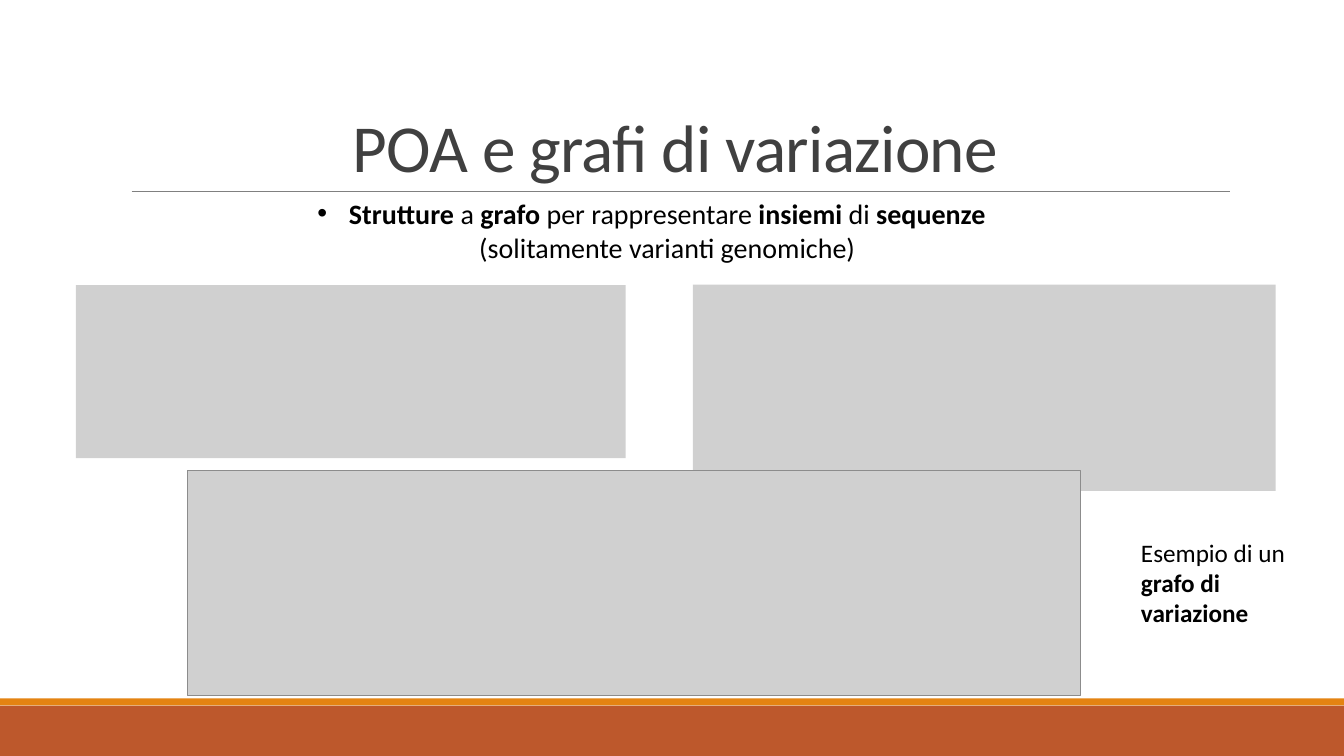
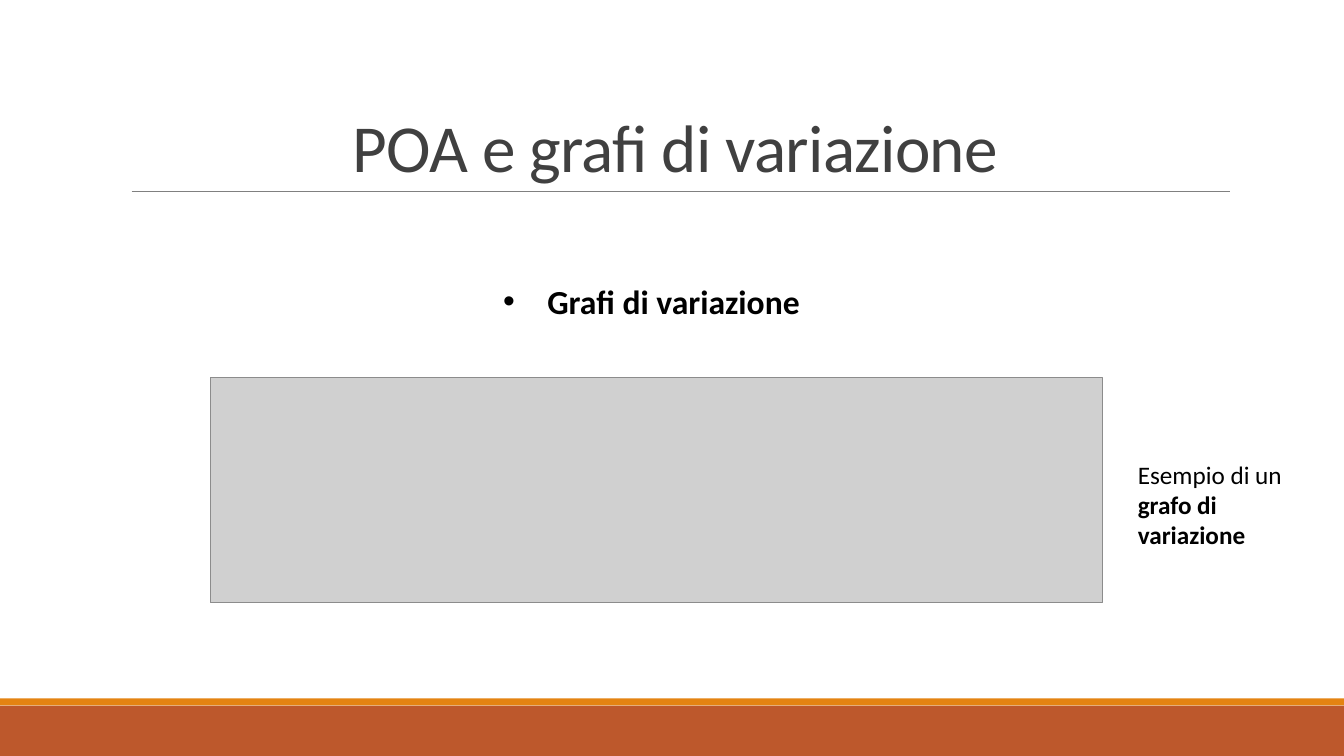
Before and after one commit to iFoxz17/WF_Recgraph, a slide deck: slide 4 of thesis_presentation.pptx. Drawn at 1344x756 pixels with LibreOffice and Linux fonts; fonts in the diff are those of the drawing; grey boxes stand for pictures; background and template pictures are left out. Boxes give left, top, right and bottom in pixels: in the first picture for what was removed or moved away, otherwise in the second. Text is boxed around its words. In the diff, an @@ line names an element or a change of style, - is before the commit and + after.

```diff
--- a/thesis_presentation.pptx
+++ b/thesis_presentation.pptx
@@ text removed at [349, 204, 985, 263] @@
-• Strutture a grafo per rappresentare insiemi di sequenze (solitamente varianti genomiche)
@@ picture removed at [76, 285, 625, 459] @@
@@ text added at [547, 290, 799, 315], 24 pt, text #000000, bold @@
+• Grafi di variazione
@@ picture removed at [693, 284, 1275, 491] @@
@@ picture: place and size @@
-picture at [188, 471, 1080, 696]
+picture at [211, 378, 1103, 603]
@@ text "Esempio di un grafo di ...": place and size @@
-text "Esempio di un grafo di ..." at [1141, 544, 1284, 623]
+text "Esempio di un grafo di ..." at [1138, 466, 1281, 545]
```
Also in this commit, not shown: 8 other slides changed, 7 slides added, 1 slide removed, 1 other file.
